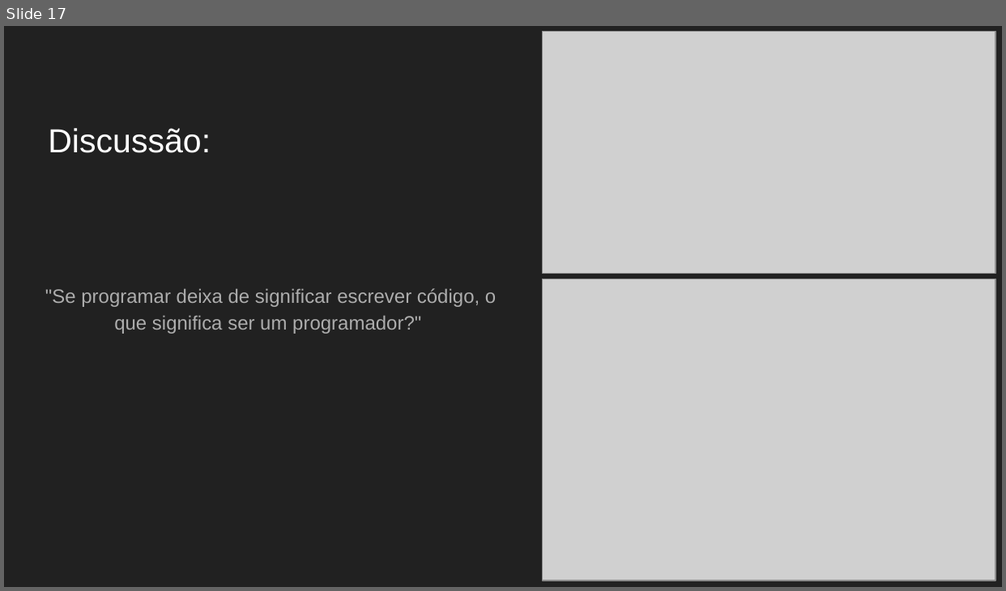
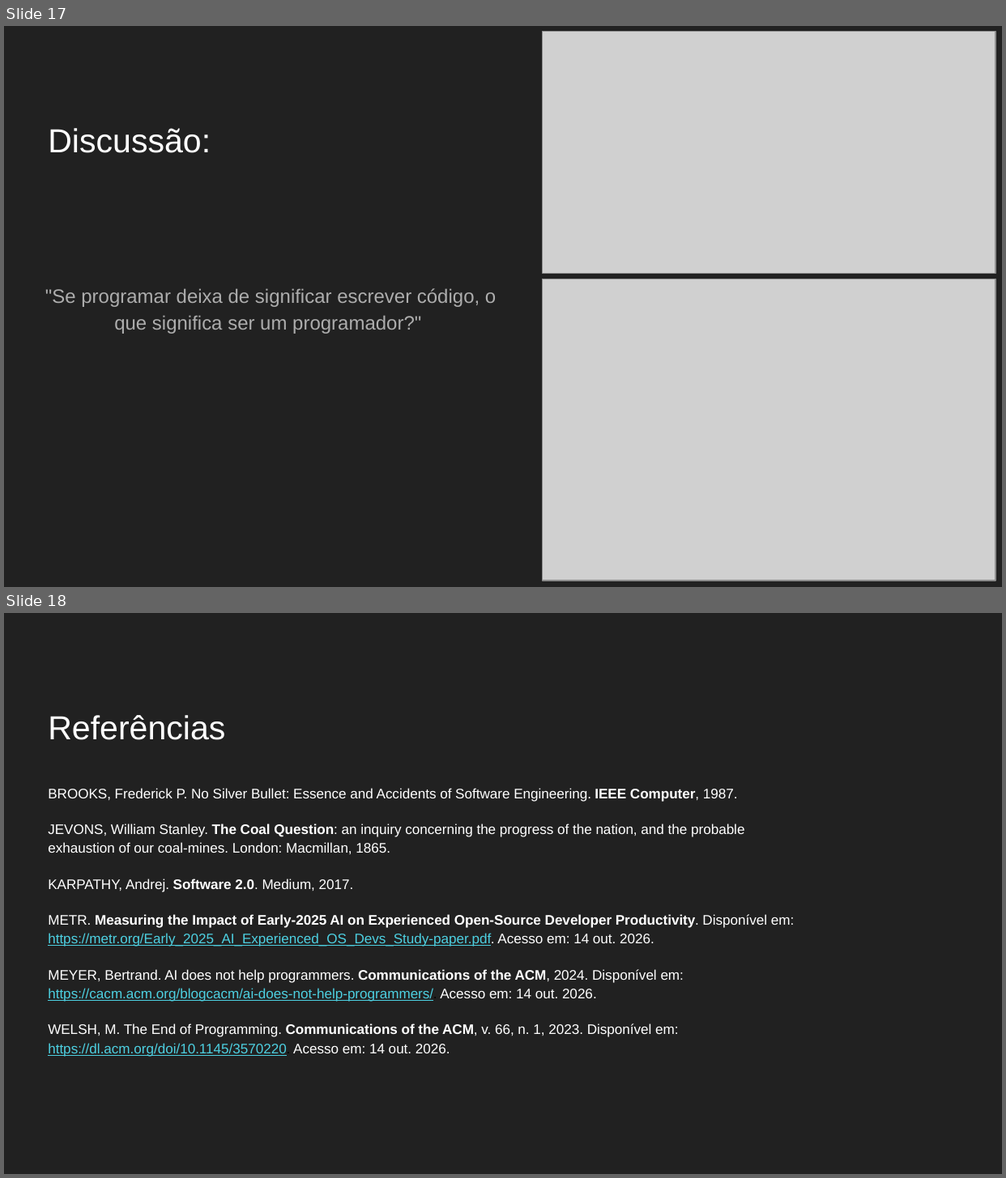
Before and after one commit to rafaelamumbach/o-fim-da-programacao, a slide deck: slides/O FIM DA PROGRAMAÇÃO.pptx. Shown one above the other, each under a label of ours: slide 17 before the commit, slides 17 and 18 after it. The pictures are 1006x591 and 1006x1178 pixels, drawn with LibreOffice and Linux fonts; fonts in the diff are those of the drawing; grey boxes stand for pictures. Boxes give left, top, right and bottom in pixels: in the first picture for what was removed or moved away, otherwise in the second. Text is boxed around its words. In the diff, an @@ line names an element or a change of style, - is before the commit and + after.

```diff
--- a/slides/O FIM DA PROGRAMAÇÃO.pptx
+++ b/slides/O FIM DA PROGRAMAÇÃO.pptx
@@ slide 18 added at bbox=[4, 613, 1002, 1174], background #212121 @@
@@ title added at bbox=[48, 715, 225, 740], 24 pt, text #FFFFFF @@
+Referências
@@ text added at bbox=[48, 788, 794, 1057], 10 pt, text #FFFFFF @@
+BROOKS, Frederick P. No Silver Bullet: Essence and Accidents of Software Engineering. IEEE Computer, 1987.
+JEVONS, William Stanley. The Coal Question: an inquiry concerning the progress of the nation, and the probable exhaustion of our coal-mines. London: Macmillan, 1865.
+KARPATHY, Andrej. Software 2.0. Medium, 2017.
+METR. Measuring the Impact of Early-2025 AI on Experienced Open-Source Developer Productivity. Disponível em: https://metr.org/Early_2025_AI_Experienced_OS_Devs_Study-paper.pdf. Acesso em: 14 out. 2026.
+MEYER, Bertrand. AI does not help programmers. Communications of the ACM, 2024. Disponível em: https://cacm.acm.org/blogcacm/ai-does-not-help-programmers/. Acesso em: 14 out. 2026.
+WELSH, M. The End of Programming. Communications of the ACM, v. 66, n. 1, 2023. Disponível em: https://dl.acm.org/doi/10.1145/3570220. Acesso em: 14 out. 2026.
```
Also in this commit, not shown: 1 slide changed, 1 other file.
